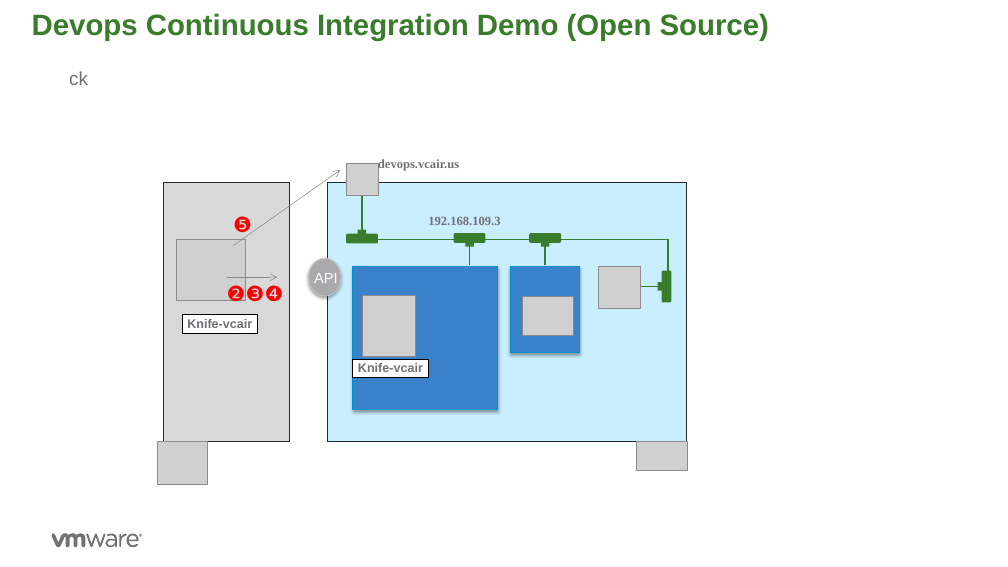
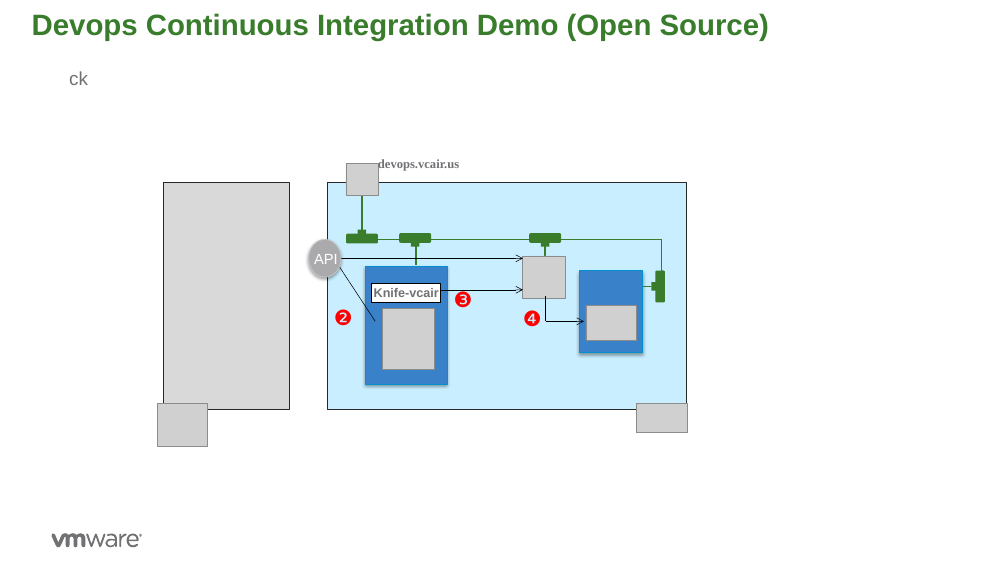
Before and after one commit to rdbwebster/vcadevops, a slide deck: slide 19 of DevopsDemo.pptx. Drawn at 1008x567 pixels with LibreOffice and Linux fonts; fonts in the diff are those of the drawing; grey boxes stand for pictures; background and template pictures are left out. Boxes give left, top, right and bottom in pixels: in the first picture for what was removed or moved away, otherwise in the second. Text is boxed around its words. In the diff, an @@ line names an element or a change of style, - is before the commit and + after.

```diff
--- a/DevopsDemo.pptx
+++ b/DevopsDemo.pptx
@@ arrow removed from (233, 246) to (340, 170) @@
@@ rectangle: place and size @@
-rectangle at [163, 183, 290, 442]
+rectangle at [163, 183, 290, 410]
@@ rectangle: place and size @@
-rectangle at [327, 183, 687, 442]
+rectangle at [327, 183, 687, 410]
@@ text removed at [233, 216, 252, 237] @@
-❺
@@ text removed at [428, 216, 500, 225] @@
-192.168.109.3
@@ picture removed at [176, 240, 246, 301] @@
@@ ellipse: place and size @@
-ellipse at [309, 259, 341, 296]
+ellipse at [309, 240, 341, 278]
@@ text "API": place and size @@
-text "API" at [314, 273, 338, 283]
+text "API" at [314, 254, 338, 264]
@@ arrow added from (333, 259) to (523, 259), #000000 0.5 pt @@
@@ line added from (375, 321) to (333, 259), #000000 0.5 pt @@
@@ 2 lines, 1 rounded rectangle, 1 rectangle: place and size @@
-2 lines, 1 rounded rectangle, 1 rectangle at [359, 239, 671, 302]
+2 lines, 1 rounded rectangle, 1 rectangle at [352, 239, 665, 302]
@@ rectangle: place and size @@
-rectangle at [352, 267, 498, 410]
+rectangle at [365, 267, 447, 385]
@@ 1 line, 1 rounded rectangle, 1 rectangle: place and size @@
-1 line, 1 rounded rectangle, 1 rectangle at [454, 233, 485, 265]
+1 line, 1 rounded rectangle, 1 rectangle at [399, 233, 431, 265]
@@ picture: place and size @@
-picture at [598, 266, 640, 309]
+picture at [523, 256, 565, 299]
@@ arrow removed from (227, 278) to (277, 278) @@
@@ text removed at [227, 284, 284, 301] @@
-❷❸❹
@@ rectangle "Knife-vcair": place and size @@
-rectangle "Knife-vcair" at [352, 359, 428, 378]
+rectangle "Knife-vcair" at [371, 284, 441, 302]
@@ arrow added from (441, 290) to (523, 290), #000000 0.5 pt @@
@@ text added at [454, 290, 473, 307], 20 pt, text #FF0000 @@
+❸
@@ line added from (545, 321) to (545, 296), #000000 0.5 pt @@
@@ rectangle: place and size @@
-rectangle at [510, 267, 580, 353]
+rectangle at [579, 271, 642, 352]
@@ line moved from (658, 287) - (632, 287) to (651, 287) - (643, 287) @@
@@ rectangle removed at [182, 315, 258, 334] @@
-Knife-vcair
@@ text added at [334, 309, 353, 326], 20 pt, text #FF0000 @@
+❷
@@ picture: place and size @@
-picture at [363, 296, 415, 357]
+picture at [383, 309, 435, 370]
@@ text added at [523, 310, 542, 327], 20 pt, text #FF0000 @@
+❹
@@ arrow added from (546, 321) to (584, 321), #000000 0.5 pt @@
@@ text removed at [567, 302, 574, 319] @@
-5
@@ picture: place and size @@
-picture at [522, 296, 573, 336]
+picture at [586, 306, 637, 340]
@@ picture: place and size @@
-picture at [157, 441, 207, 484]
+picture at [157, 403, 207, 446]
@@ picture: place and size @@
-picture at [636, 441, 687, 470]
+picture at [636, 403, 687, 433]
```
Also in this commit, not shown: 13 other files.
